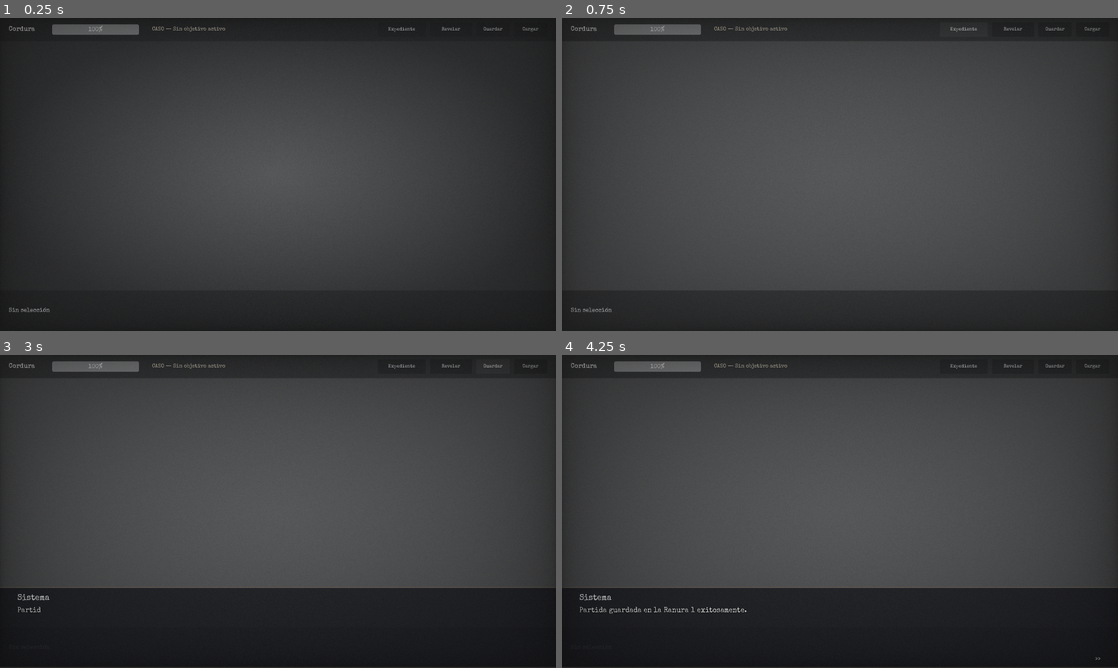
Above: before the commit, frames 1-4 (two rows, left to right).
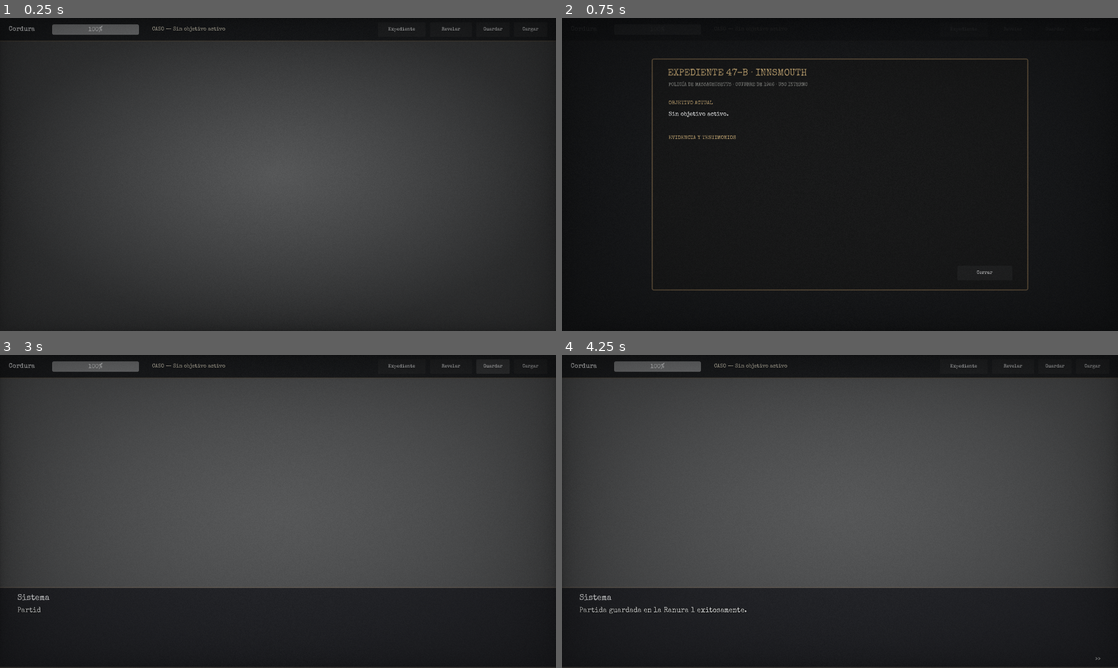
Above: after the commit, the same moments.

Repository: gabsvm/HorrorPlay
Game: Godot game, scene res://src/common/ui/ui_hud.tscn
The game is run twice, just before and just after one commit, with the same random seed, the same clock (stepped at 60 frames per second) and the same inputs. This scene is started directly instead of the project's main scene.
Inputs (mouse positions are in pixels of both pictures, inside the frame that each line leads up to):
- Up to frame 1 (0.25 s): no input
- Up to frame 2 (0.75 s): click "Expediente" at 0.5 s
- Up to frame 3 (3 s): click (422, 608) at 1.25 s, where only the run after the commit has a clickable "Cerrar"; click "Revelar" at 2 s; click "Guardar" at 2.75 s
- Up to frame 4 (4.25 s): click "Cargar" at 3.5 s

The runs differ from the first frame. In frame 1, less than 0.1% of the frame differs, in the area x 1-9%, y 92-94%; in frame 2, 86%, in the area x 0-100%, y 1-95%; in frame 3, less than 0.1%; in frame 4, less than 0.1%.
Error after the commit: Invalid access to property or key 'theme_override_font_sizes' on a base object of type 'Label'. (res://src/common/ui/ui_hud.gd:212)

Commit message:
polish: make HUD cinematic and expose case evidence

Diff:
--- a/src/common/ui/ui_hud.gd
+++ b/src/common/ui/ui_hud.gd
@@ -2,11 +2,17 @@
 extends Control
 
 @onready var hover_label: Label = $HoverLabel
+@onready var top_bar: Panel = $TopBar
 @onready var sanity_bar: ProgressBar = $TopBar/SanityBar
 @onready var objective_label: Label = $TopBar/ObjectiveLabel
+@onready var inventory_panel: Panel = $InventoryPanel
 @onready var slots_container: HBoxContainer = $InventoryPanel/ScrollContainer/SlotsContainer
 @onready var active_item_label: Label = $InventoryPanel/ActiveItemLabel
 @onready var vignette: TextureRect = $Vignette
+@onready var casebook_backdrop: ColorRect = $CasebookBackdrop
+@onready var casebook_panel: Panel = $CasebookBackdrop/CasebookPanel
+@onready var casebook_objective: Label = $CasebookBackdrop/CasebookPanel/CaseObjective
+@onready var evidence_list: VBoxContainer = $CasebookBackdrop/CasebookPanel/EvidenceScroll/EvidenceList
 
 var cached_sfx: Dictionary = {}
 var custom_font: Font = null
@@ -17,12 +23,16 @@
 	custom_font = load("res://assets/fonts/SpecialElite-Regular.ttf")
 	if custom_font:
 		_apply_theme_font_recursive(self, custom_font)
+
+	_apply_hud_styles()
+	casebook_backdrop.visible = false
 
 	Inventory.item_added.connect(_on_item_added)
 	Inventory.item_removed.connect(_on_item_removed)
 	Inventory.active_item_changed.connect(_on_active_item_changed)
 	Sanity.sanity_changed.connect(_on_sanity_changed)
 	Investigation.objective_changed.connect(_on_objective_changed)
+	Investigation.evidence_discovered.connect(_on_evidence_discovered)
 
 	_update_inventory_ui()
 	_update_sanity_ui(Sanity.current_sanity)
@@ -30,6 +40,34 @@
 	_on_objective_changed(Investigation.current_objective_id, Investigation.get_current_objective_text())
 	clear_hover_text()
 	_setup_safe_area()
+
+func _apply_hud_styles() -> void:
+	var top_style = StyleBoxFlat.new()
+	top_style.bg_color = Color(0.018, 0.021, 0.028, 0.88)
+	top_style.border_width_bottom = 2
+	top_style.border_color = Color(0.34, 0.27, 0.17, 0.72)
+	top_style.content_margin_left = 18
+	top_style.content_margin_right = 18
+	top_bar.add_theme_stylebox_override("panel", top_style)
+
+	var inventory_style = StyleBoxFlat.new()
+	inventory_style.bg_color = Color(0.018, 0.021, 0.028, 0.9)
+	inventory_style.border_width_top = 2
+	inventory_style.border_color = Color(0.34, 0.27, 0.17, 0.68)
+	inventory_panel.add_theme_stylebox_override("panel", inventory_style)
+
+	var case_style = StyleBoxFlat.new()
+	case_style.bg_color = Color(0.035, 0.032, 0.029, 0.98)
+	case_style.border_width_left = 3
+	case_style.border_width_top = 3
+	case_style.border_width_right = 3
+	case_style.border_width_bottom = 3
+	case_style.border_color = Color(0.42, 0.31, 0.17, 0.95)
+	case_style.corner_radius_top_left = 6
+	case_style.corner_radius_top_right = 6
+	case_style.corner_radius_bottom_left = 6
+	case_style.corner_radius_bottom_right = 6
+	casebook_panel.add_theme_stylebox_override("panel", case_style)
 
 func _setup_safe_area() -> void:
 	var os = OS.get_name()
@@ -79,6 +117,12 @@
 		objective_label.text = "CASO — Sin objetivo activo"
 	else:
 		objective_label.text = "CASO — " + objective_text
+	if casebook_backdrop.visible:
+		_refresh_casebook()
+
+func _on_evidence_discovered(_evidence_id: String, _evidence: Dictionary) -> void:
+	if casebook_backdrop.visible:
+		_refresh_casebook()
 
 func _on_item_added(_item: ItemData) -> void:
 	_update_inventory_ui()
@@ -97,6 +141,8 @@
 		clear_hover_text()
 
 func _update_inventory_ui() -> void:
+	inventory_panel.visible = not Inventory.items.is_empty()
+
 	for child in slots_container.get_children():
 		child.queue_free()
 
@@ -141,6 +187,61 @@
 	else:
 		Inventory.set_active_item(item)
 
+func _on_case_pressed() -> void:
+	if DialogueManager.current_balloon:
+		return
+	casebook_backdrop.visible = true
+	InputController.block_input(true)
+	_refresh_casebook()
+
+func _on_case_close_pressed() -> void:
+	casebook_backdrop.visible = false
+	InputController.block_input(false)
+
+func _refresh_casebook() -> void:
+	casebook_objective.text = Investigation.get_current_objective_text()
+	if casebook_objective.text.is_empty():
+		casebook_objective.text = "Sin objetivo activo."
+
+	for child in evidence_list.get_children():
+		child.queue_free()
+
+	if Investigation.discovered_evidence.is_empty():
+		var empty_label = Label.new()
+		empty_label.text = "Todavía no hay evidencia registrada."
+		empty_label.theme_override_font_sizes.font_size = 19
+		evidence_list.add_child(empty_label)
+		if custom_font:
+			_apply_theme_font_recursive(empty_label, custom_font)
+		return
+
+	for evidence_id in Investigation.discovered_evidence:
+		var evidence = Investigation.get_evidence(evidence_id)
+		var entry = VBoxContainer.new()
+		entry.custom_minimum_size = Vector2(1100, 88)
+		entry.add_theme_constant_override("separation", 5)
+
+		var title = Label.new()
+		title.text = str(evidence.get("title", evidence_id)).to_upper()
+		title.add_theme_color_override("font_color", Color(0.78, 0.62, 0.34, 1.0))
+		title.add_theme_font_size_override("font_size", 20)
+		entry.add_child(title)
+
+		var description = Label.new()
+		description.text = str(evidence.get("description", ""))
+		description.autowrap_mode = TextServer.AUTOWRAP_WORD_SMART
+		description.custom_minimum_size = Vector2(1080, 45)
+		description.add_theme_color_override("font_color", Color(0.82, 0.81, 0.76, 1.0))
+		description.add_theme_font_size_override("font_size", 17)
+		entry.add_child(description)
+
+		evidence_list.add_child(entry)
+		var separator = HSeparator.new()
+		evidence_list.add_child(separator)
+
+		if custom_font:
+			_apply_theme_font_recursive(entry, custom_font)
+
 func _on_save_pressed() -> void:
 	var err = SaveSystem.save_game(1)
 	if err == OK:
